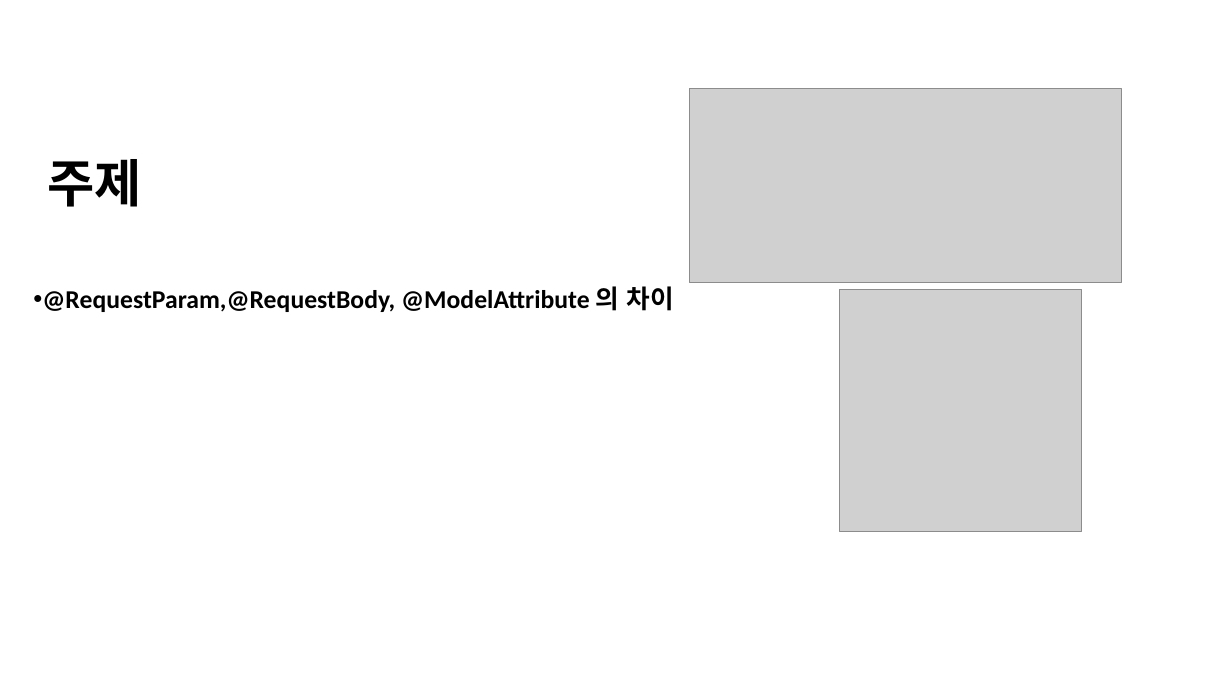
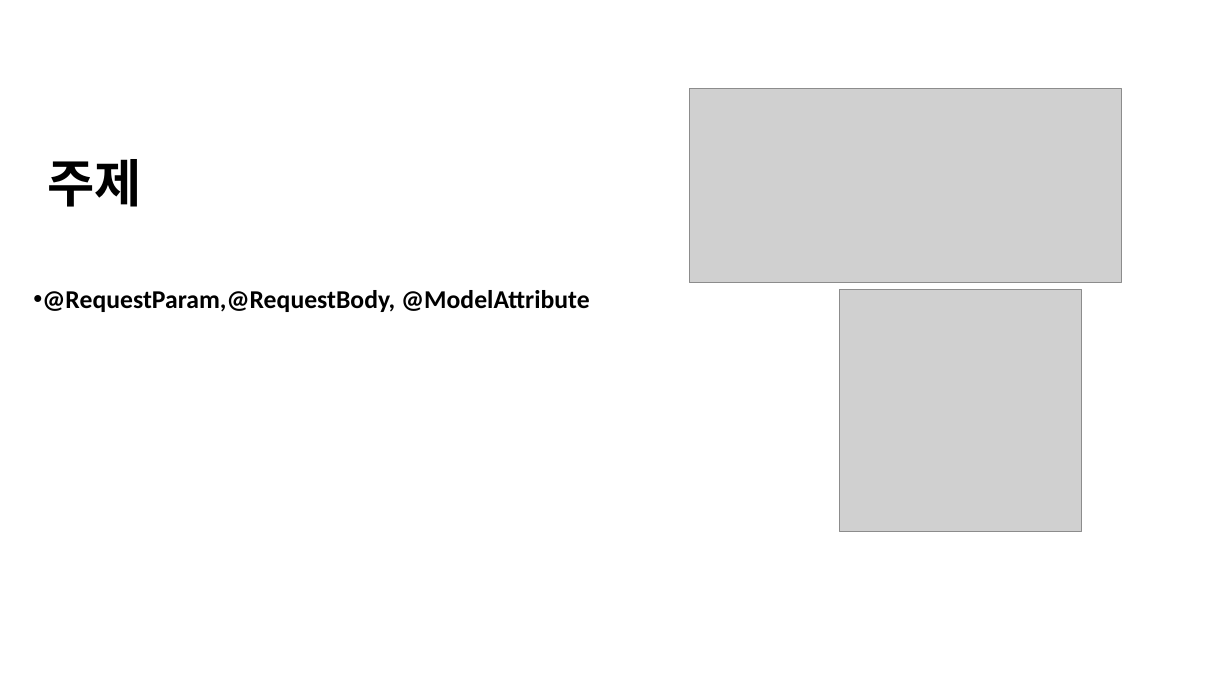
Before and after one commit to kyungmin1221/Tave_Study, a slide deck: slide 2 of 복습정리자료/spring 6주차 정리(kyungmin) .pptx. Drawn at 1232x693 pixels with LibreOffice and Linux fonts; fonts in the diff are those of the drawing; grey boxes stand for pictures. Boxes give left, top, right and bottom in pixels: in the first picture for what was removed or moved away, otherwise in the second. Text is boxed around its words. In the diff, an @@ line names an element or a change of style, - is before the commit and + after.

```diff
--- a/복습정리자료/spring 6주차 정리(kyungmin) .pptx
+++ b/복습정리자료/spring 6주차 정리(kyungmin) .pptx
@@ text at <box>42,290,590,312</box>: text changed @@
-• @RequestParam,@RequestBody, @ModelAttribute 의 차이
+• @RequestParam,@RequestBody, @ModelAttribute
```
Also in this commit, not shown: 2 other slides changed, 4 slides added, 4 slides removed, 1 other file.
